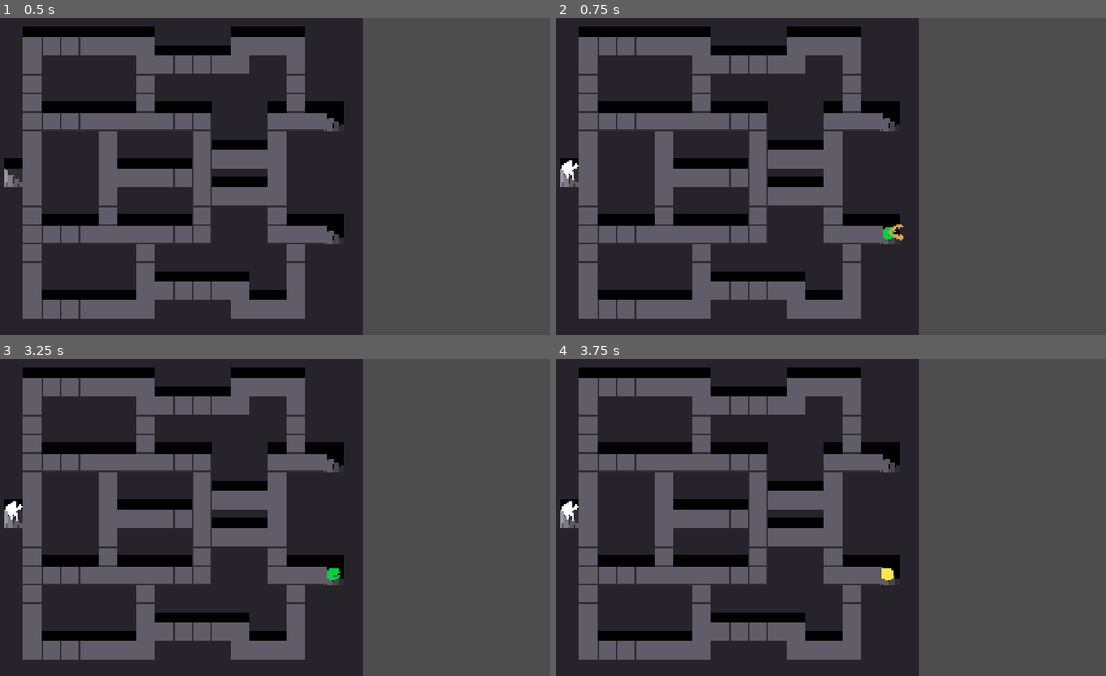
Above: before the commit, frames 1-4 (two rows, left to right).
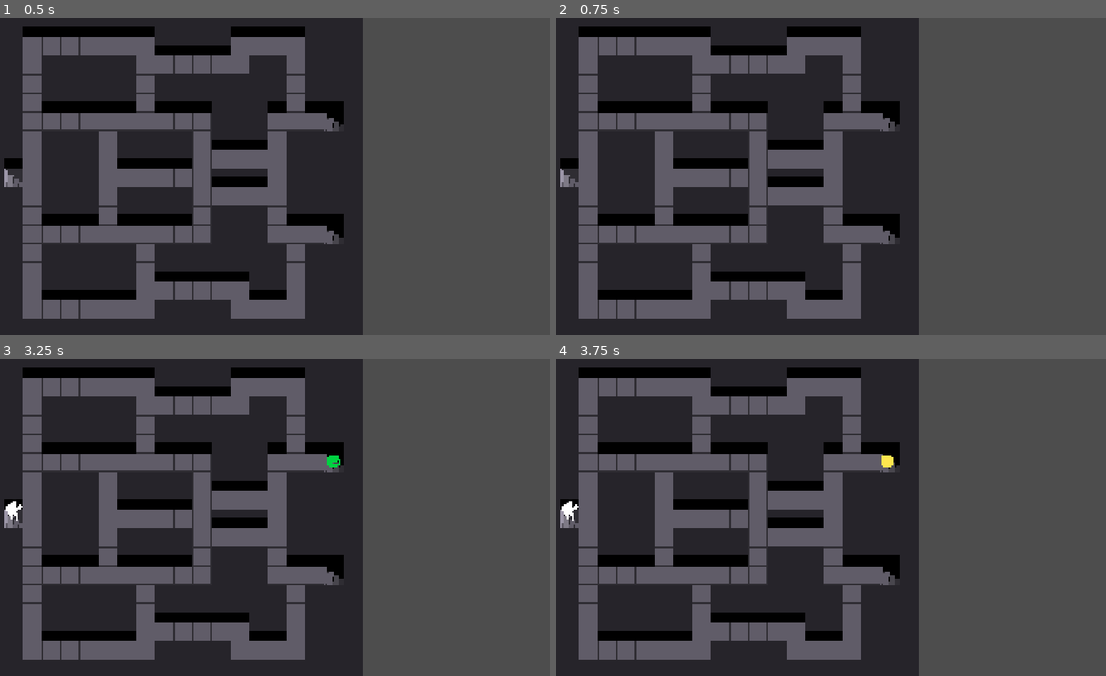
Above: after the commit, the same moments.

Repository: NunoDasNeves/igc-jam-godot-template
Game: Godot game, scene res://main.tscn
Two runs of this game, one before a commit and one after it. Both use one fixed random seed, a clock stepped at 60 frames per second and the inputs below.
Inputs:
- Up to frame 1 (0.5 s): no input
- Up to frame 2 (0.75 s): tap Enter at 0.5 s; hold D (Right) from 0.53 s (still down); tap Z (Attack) at 0.6 s
- Up to frame 3 (3.25 s): release D (Right) at 1.28 s; hold S (Down) 1.28-2.03 s; tap X (Interact) at 1.35 s; tap Space at 2 s; hold D (Right) 2.03-2.78 s; hold K 2.03-2.78 s; tap Enter at 2.75 s; hold W (Up) from 2.78 s (still down); tap Z (Attack) at 2.85 s
- Up to frame 4 (3.75 s): tap Space at 3.5 s; release W (Up) at 3.53 s; hold A (Left) from 3.53 s (still down); tap X (Interact) at 3.6 s

Frame 1 is identical in both runs. In frame 2, 0.2% of the frame differs, in the area x 1-64%, y 44-71%; in frame 3, 0.1%; in frame 4, 0.2%.

Commit message:
add SpawnPoint scene to handle spawning in a more idiomatic way..

Diff:
--- a/levels/level.gd
+++ b/levels/level.gd
@@ -8,28 +8,26 @@
 @export var max_heroes: int = 1
 @export var max_monsters: int = 1
 
-class Spawner extends RefCounted:
-	var coord: Vector2i
-	var timer: SceneTreeTimer
+var hero_spawn_points: Array[SpawnPoint] = []
+var monster_spawn_points: Array[SpawnPoint] = []
 
-var hero_spawners: Array[Spawner] = []
-var monster_spawners: Array[Spawner] = []
+func create_spawn_point(coord: Vector2i, time_secs: float) -> SpawnPoint:
+	var point = preload("res://levels/spawn_point.tscn").instantiate()
+	add_child(point)
+	point.coord = coord
+	point.time_secs = time_secs
+	point.position = other_tiles.map_to_local(coord)
+	return point
 
 func _ready() -> void:
 	# get the spawner tiles
 	var coords = other_tiles.get_used_cells()
 	for coord: Vector2i in coords:
 		var tile_data: TileData = other_tiles.get_cell_tile_data(coord)
-		var spawns_heroes = tile_data.get_custom_data("stairs_up")
-		var spawns_monsters = tile_data.get_custom_data("stairs_down")
-		if spawns_heroes or spawns_monsters:
-			var spawner = Spawner.new()
-			spawner.coord = coord
-			spawner.timer = get_tree().create_timer(0.5)
-			if spawns_heroes:
-				hero_spawners.append(spawner)
-			if spawns_monsters:
-				monster_spawners.append(spawner)
+		if tile_data.get_custom_data("stairs_up"):
+			hero_spawn_points.append(create_spawn_point(coord, 0.5))
+		if tile_data.get_custom_data("stairs_down"):
+			monster_spawn_points.append(create_spawn_point(coord, 0.5))
 
 func coord_is_wall(coord: Vector2i) -> bool:
 	var tile_data: TileData = wall_tiles.get_cell_tile_data(coord)
--- /dev/null
+++ b/levels/spawn_point.gd
@@ -0,0 +1,21 @@
+class_name SpawnPoint extends Node2D
+
+var coord: Vector2i
+var time_secs: float
+@onready var timer: Timer = $Timer
+
+func _ready() -> void:
+	timer.start(time_secs)
+
+func spawn_entity(scene: PackedScene, entities_parent: Node) -> void:
+	var node = scene.instantiate()
+	entities_parent.add_child(node)
+	node.global_position = global_position
+	print("spawn at %s" % node.global_position)
+	# this shoould be the case - $Level, $Entities, $World shouldn't be transformed..
+	assert(node.position == node.global_position)
+	# wait a bit before this spawner can be used again
+	timer.start(time_secs)
+
+func can_spawn() -> bool:
+	return timer.time_left <= 0
--- /dev/null
+++ b/levels/spawn_point.tscn
@@ -0,0 +1,9 @@
+[gd_scene load_steps=2 format=3 uid="uid://bt0igb700yr6d"]
+
+[ext_resource type="Script" uid="uid://bb3o34l2dnd0l" path="res://levels/spawn_point.gd" id="1_tvlu6"]
+
+[node name="SpawnPoint" type="Node2D"]
+script = ExtResource("1_tvlu6")
+
+[node name="Timer" type="Timer" parent="."]
+one_shot = true
--- a/world.gd
+++ b/world.gd
@@ -65,38 +65,26 @@
 		if to_center.dot(move_dir) > 0 or !level.coord_is_wall(coord + move_n_dir):
 			entity.move_dir = move_dir
 
-func spawn_entity(spawner: Level.Spawner, scene: PackedScene) -> void:
-	var node = scene.instantiate()
-	entities_container.add_child(node)
-	var pos = level.other_tiles.map_to_local(spawner.coord)
-	node.global_position = pos
-	# this shoould be the case? $Level, $Entities, $World shouldn't be transformed..
-	assert(node.position == node.global_position)
-	# wait a bit before this spawner can be used again
-	spawner.timer = get_tree().create_timer(0.5)
-
-func spawn_entities(spawners: Array[Level.Spawner], num: int, scene:PackedScene) -> void:
+func spawn_entities(spawners: Array[SpawnPoint], num: int, scene:PackedScene) -> void:
 	spawners.shuffle()
 	while num > 0 and spawners.size() > 0:
 		var spawner = spawners.pop_back()
-		if spawner.timer.time_left <= 0:
-			spawn_entity(spawner, scene)
+		if spawner.can_spawn():
+			spawner.spawn_entity(scene, entities_container)
 			num -= 1
+
+func spawn_entities_by_group_count(group_name: String, max_count: int, spawn_points: Array[SpawnPoint], scene: PackedScene):
+	var curr_count = get_tree().get_node_count_in_group(group_name)
+	var num_to_spawn = max(max_count - curr_count, 0)
+	if num_to_spawn > 0:
+		spawn_entities(spawn_points.duplicate(), num_to_spawn, scene)
 
 func _physics_process(delta: float) -> void:
 	for entity: Entity in entities_container.get_children():
 		process_entity(entity)
 
-	# figure out how much stuff to spawn and get the spawners
-	var num_heroes = get_tree().get_node_count_in_group("hero")
-	var num_heroes_to_spawn = max(level.max_heroes - num_heroes, 0)
-	if num_heroes_to_spawn > 0:
-		spawn_entities(level.hero_spawners.duplicate(), num_heroes_to_spawn,  preload("res://entities/hero/hero.tscn"))
-
-	var num_monsters = get_tree().get_node_count_in_group("monster")
-	var num_monsters_to_spawn = max(level.max_monsters - num_monsters, 0)
-	if num_monsters_to_spawn > 0:
-		spawn_entities(level.monster_spawners.duplicate(), num_monsters_to_spawn,  preload("res://entities/mimic/mimic.tscn"))
+	spawn_entities_by_group_count("hero", level.max_heroes, level.hero_spawn_points, preload("res://entities/hero/hero.tscn"))
+	spawn_entities_by_group_count("monster", level.max_monsters, level.monster_spawn_points, preload("res://entities/mimic/mimic.tscn"))
 
 	# kill first monster in group, for testing spawning
 	if Input.is_key_pressed(KEY_K):
Not shown, added: levels/spawn_point.gd.uid
